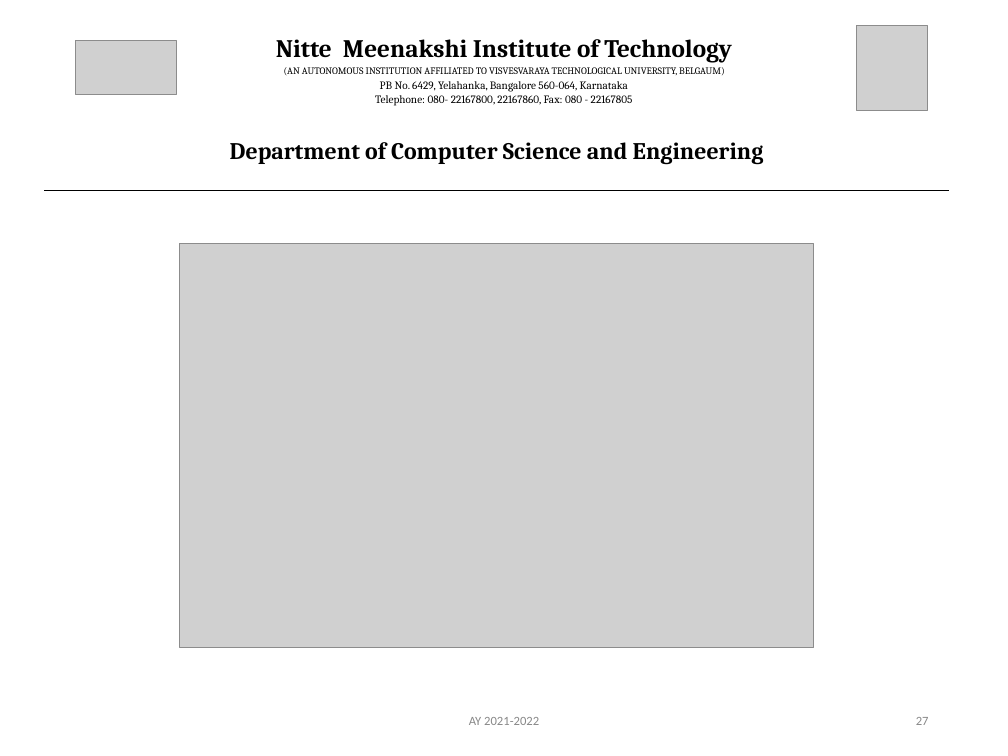
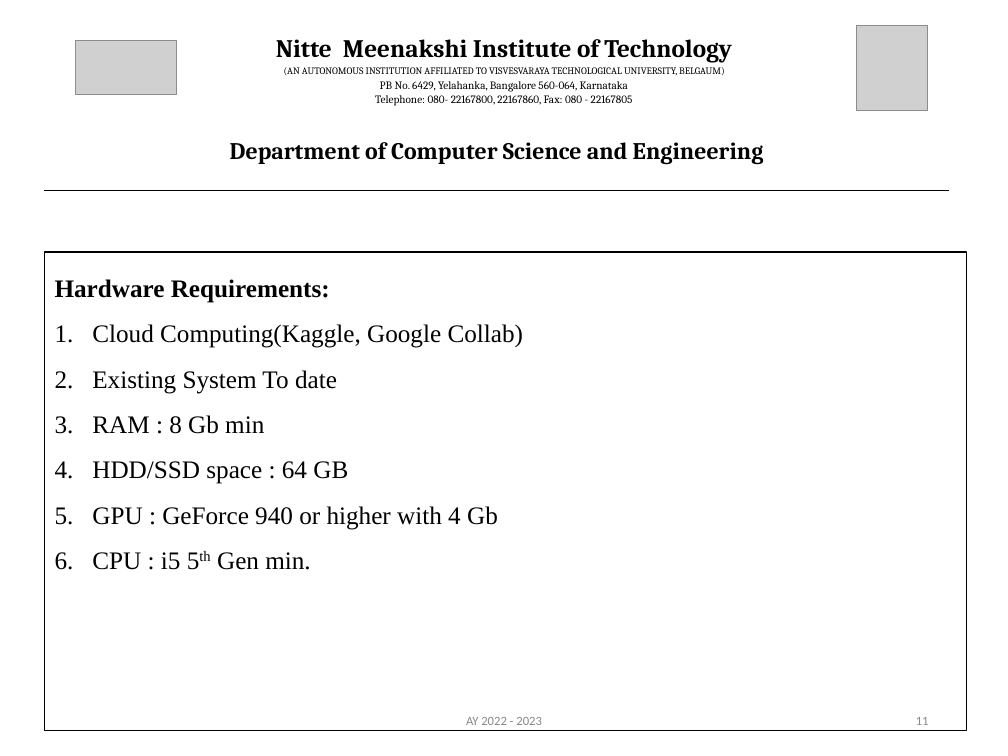
Before and after one commit to Anubhav4380/heartdiseaseprediction, a slide deck: slide 11 of docs/18PCS_36_Final_PPT.pptx (slide 27 before the commit). Drawn at 1008x756 pixels with LibreOffice and Linux fonts; fonts in the diff are those of the drawing; grey boxes stand for pictures. Boxes give left, top, right and bottom in pixels: in the first picture for what was removed or moved away, otherwise in the second. Text is boxed around its words. In the diff, an @@ line names an element or a change of style, - is before the commit and + after.

```diff
--- a/docs/18PCS_36_Final_PPT.pptx
+++ b/docs/18PCS_36_Final_PPT.pptx
@@ text added at box(44, 252, 967, 731), outline #000000 0.75 pt, 18 pt, text #000000 @@
+Hardware Requirements:
+1. Cloud Computing(Kaggle, Google Collab)
+2. Existing System To date
+3. RAM : 8 Gb min
+4. HDD/SSD space : 64 GB
+5. GPU : GeForce 940 or higher with 4 Gb
+6. CPU : i5 5th Gen min.
@@ picture removed at box(179, 243, 813, 647) @@
@@ text at box(466, 717, 542, 725): text changed @@
-AY 2021-2022
+AY 2022 - 2023
@@ page number at box(916, 717, 929, 725): text changed @@
-27
+11
```
Also in this commit, not shown: 33 other slides changed, 2 slides added, 7 other files.
